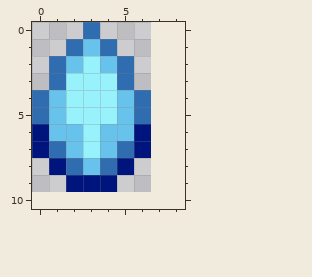
Pixel-art sprite, stored at Projectiles/Spiritflame/SpiritBoomer.png. Above is the file before it was changed.
The file is 14x20 pixels, drawn in blocks of 2x2; one block is one cell here. The old version is drawn lined up with the new one, on the new canvas.
New version:
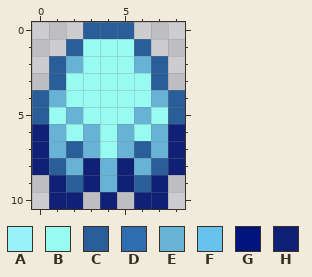
Palette (. is transparent): A #97f2fb  B #97fbf2  C #2a5e98  D #2f6cb0  E #66b3d6  F #68c3ec  G #00147e  H #102076
From old to new:
canvas 7x10 -> 9x11
Changed rows in their new state; - is an unchanged pixel.
first column x 0:
 0 ---CCC---
 1 --CBBBC--
 2 -CEBBBEC-
 3 -CBBBBBC-
 4 CEBBBBBEC
 5 CBEBBBEBC
 6 HEBEBEBEH
 7 HECEBECEH
 8 HCEHEHECH
 9 -HCHEHCH-
10 -HH-H-HH-
Boxes around the changes in both pictures, in picture pixels (x1, y1, x2, y2):
changed: (32, 22, 185, 209)
